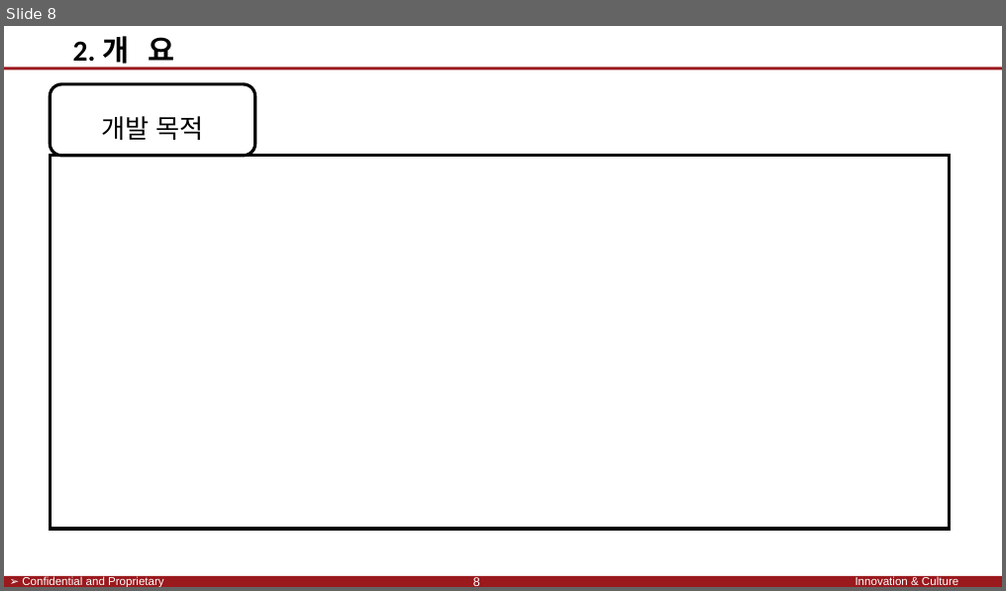
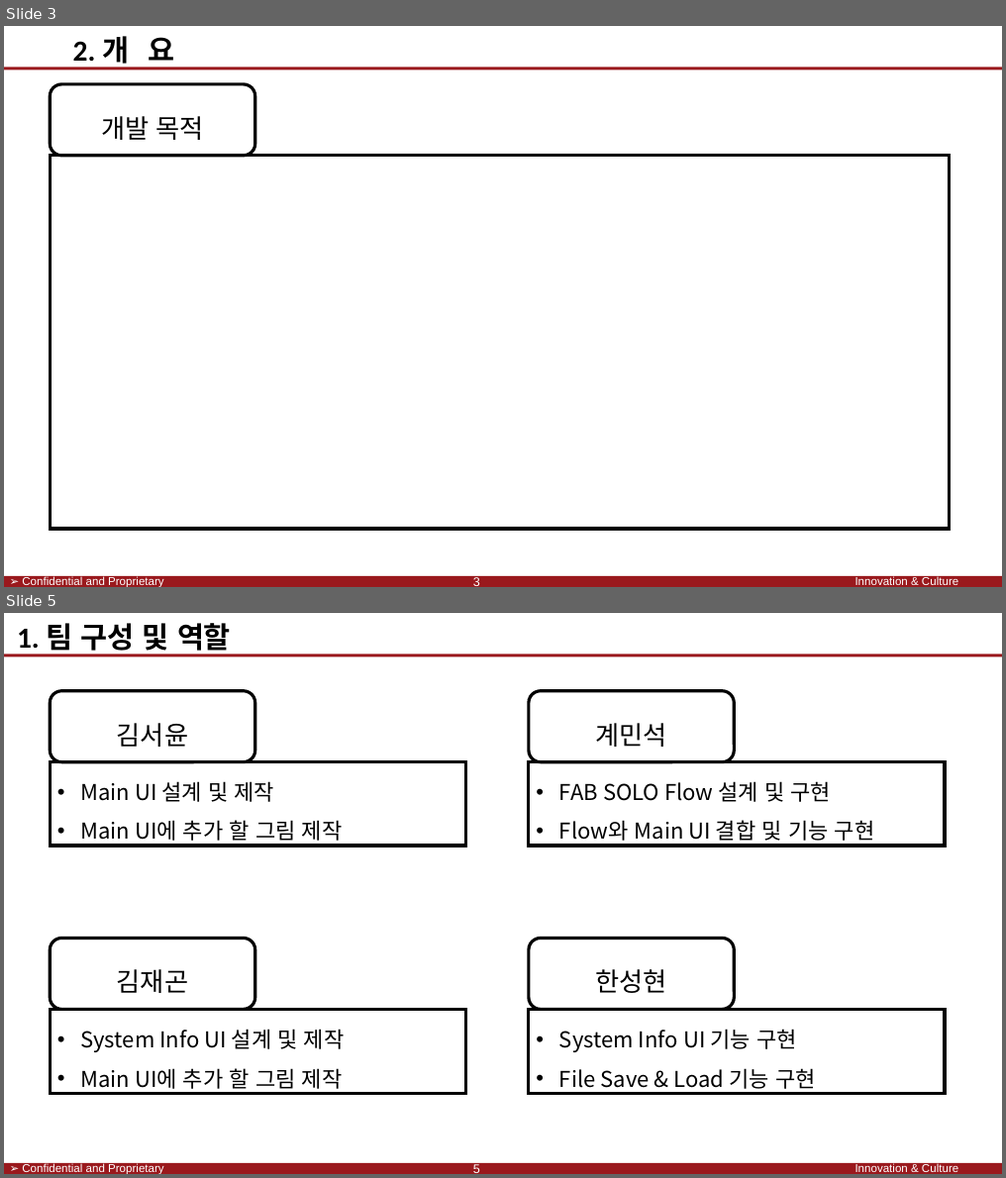
Before and after one commit to SaintSeong/JusungProject, a slide deck: A조 발표.pptx. Shown one above the other, each under a label of ours: slide 8 before the commit, slides 3 and 5 after it; the slides between them are not shown. The pictures are 1006x591 and 1006x1178 pixels, drawn with LibreOffice and Linux fonts; fonts in the diff are those of the drawing; background and template pictures are left out. Boxes give left, top, right and bottom in pixels: in the first picture for what was removed or moved away, otherwise in the second. Text is boxed around its words. In the diff, an @@ line names an element or a change of style, - is before the commit and + after.

```diff
--- a/A조 발표.pptx
+++ b/A조 발표.pptx
@@ slide 5 added at bbox=[4, 613, 1002, 1174], background #FFFFFF; not listed: 4 template elements that a slide beside it also shows @@
@@ text added at bbox=[17, 623, 231, 656], 28 pt, text #000000, bold @@
+1. 팀 구성 및 역할
@@ rounded rectangle added at bbox=[50, 691, 254, 761], outline #000000 3 pt, 25 pt, text #000000 @@
+김서윤
@@ rounded rectangle added at bbox=[529, 691, 734, 761], outline #000000 3 pt, 25 pt, text #000000 @@
+계민석
@@ rectangle added at bbox=[50, 761, 466, 846], outline #000000 3 pt, 21 pt, text #000000 @@
+• Main UI 설계 및 제작
+• Main UI에 추가 할 그림 제작
@@ rectangle added at bbox=[529, 761, 945, 846], outline #000000 3 pt, 21 pt, text #000000 @@
+• FAB SOLO Flow 설계 및 구현
+• Flow와 Main UI 결합 및 기능 구현
@@ rounded rectangle added at bbox=[50, 938, 254, 1009], outline #000000 3 pt, 25 pt, text #000000 @@
+김재곤
@@ rounded rectangle added at bbox=[529, 938, 734, 1009], outline #000000 3 pt, 25 pt, text #000000 @@
+한성현
@@ rectangle added at bbox=[50, 1010, 466, 1093], outline #000000 3 pt, 21 pt, text #000000 @@
+• System Info UI 설계 및 제작
+• Main UI에 추가 할 그림 제작
@@ rectangle added at bbox=[529, 1010, 945, 1093], outline #000000 3 pt, 21 pt, text #000000 @@
+• System Info UI 기능 구현
+• File Save & Load 기능 구현
@@ page number added at bbox=[473, 1164, 480, 1173], 12 pt, text #FFFFFF @@
+5
@@ what was slide 8 is now slide 3 @@
```
Also in this commit, not shown: 7 slides changed, 4 other slides added, 12 slides removed.
